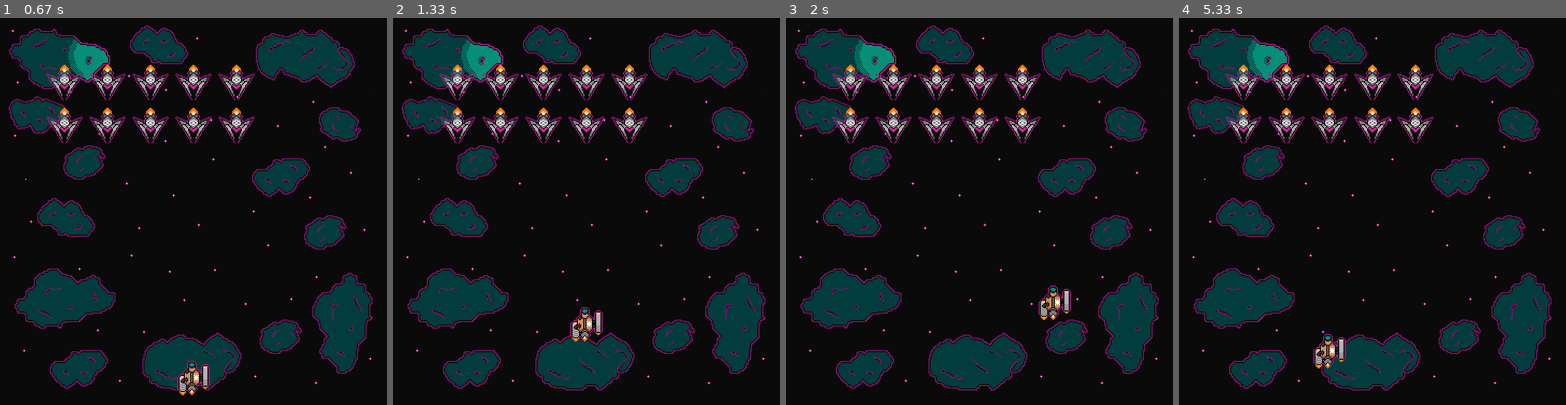
Above: before the commit, frames 1-4 (left to right).
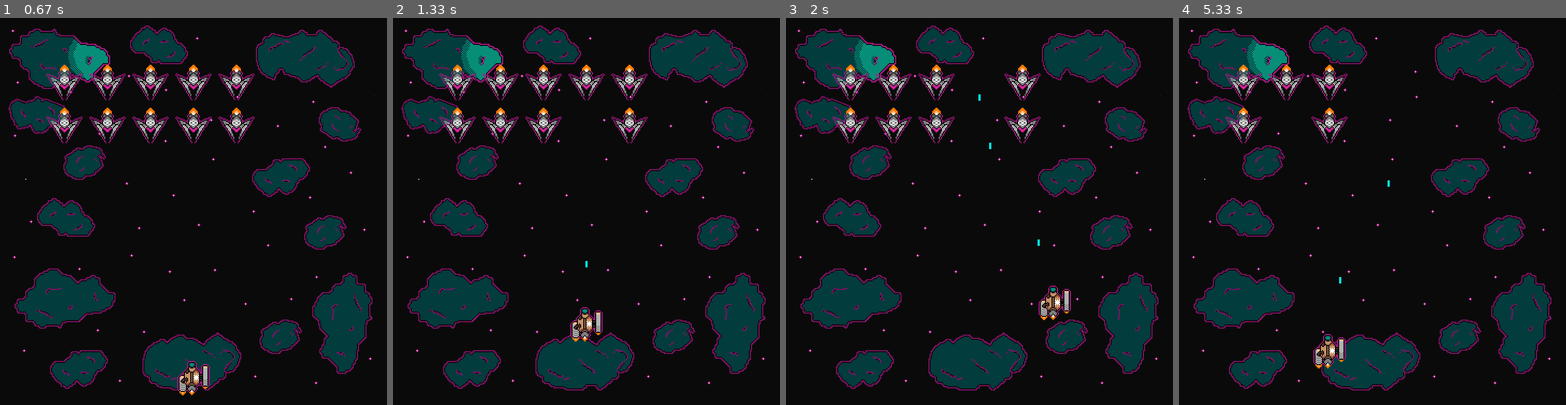
Above: after the commit, the same moments.

Repository: software-engineering-game/pygame-game
Game: pygame game, started from main.py
Two runs of this game, one before a commit and one after it. Both use one fixed random seed, a clock stepped at 60 frames per second and the inputs below.
Inputs:
- Up to frame 1 (0.67 s): tap Enter at 0.33 s
- Up to frame 2 (1.33 s): tap Space at 0.67, 1.07 s; hold Up from 1 s (still down)
- Up to frame 3 (2 s): tap Space at 1.37, 1.57, 1.87 s; release Up at 1.47 s; hold Right 1.5-1.97 s
- Up to frame 4 (5.33 s): hold Left 2-2.53 s; tap Space at 2.07, 2.37, 2.63, 2.97, 3.27, 3.4, 3.8, 4.1, 4.47, 4.87, 5.17 s; hold Down 2.57-2.87 s; hold Left 2.9-3.3 s; hold Up 3.33-3.7 s; hold Right 3.73-4.37 s; hold Down 4.4-4.77 s; hold Left 4.8-5.27 s; hold Right from 5.3 s (still down)

Frame 1 is identical in both runs. In frame 2, 0.3% of the frame differs, in the area x 45-55%, y 23-65%; in frame 3, 0.5%; in frame 4, 1.2%, in the area x 23-66%, y 12-69%.

Commit message:
Added ability for player to shoot and kill enemies with laser bullers

Diff:
--- a/states/game_state.py
+++ b/states/game_state.py
@@ -4,6 +4,21 @@
 from states import settings
 
 BLACK = (0, 0, 0) # This exists solely to key out the transparency for sprites
+
+class Bullet(pygame.sprite.Sprite):
+    def __init__(self, x, y, speed):
+        super().__init__()
+        # Creates a simple laser bullet
+        self.image = pygame.Surface((4, 12))
+        self.image.fill((0, 255, 255))  #color for laser
+        self.rect = self.image.get_rect(center=(x, y))
+        self.speed = speed
+
+    def update(self):
+        self.rect.y -= self.speed
+        # Remove bullet if it goes off screen
+        if self.rect.bottom < 0:
+            self.kill()
 
 class Player(pygame.sprite.Sprite):
     def __init__(self, asset_folder, sprite_name, speed, start_pos):
@@ -88,22 +103,63 @@
         )
         self.ally_ships.add(self.player)
 
+        # Shooting cooldown tracking
+        self.shoot_cooldown = 0.0
+        self.can_shoot = True
+
     def handle_event(self, app, event):
         # To get to pause screen
         if event.type == pygame.KEYDOWN and event.key == pygame.K_ESCAPE:
             from states.pause_state import PauseScreen
             app.change_state(PauseScreen(app, self))
 
+        # Shooting input
+        if event.type == pygame.KEYDOWN and event.key == settings.keybind_player_shoot:
+            if self.can_shoot:
+                self.shoot()
+
+    def shoot(self):
+        bullet = Bullet(
+            x=self.player.rect.centerx,
+            y=self.player.rect.top,
+            speed=settings.BULLET_SPEED
+        )
+        self.ally_bullets.add(bullet)
+        self.can_shoot = False
+        self.shoot_cooldown = settings.BULLET_COOLDOWN
+
     def update(self, app, dt):
         keys = pygame.key.get_pressed()
         self.player.update(keys)
         self.enemy_ships.update()
+
+        # Update shooting cooldown
+        if not self.can_shoot:
+            self.shoot_cooldown -= dt
+            if self.shoot_cooldown <= 0:
+                self.can_shoot = True
+
+        # Allow continuous shooting by holding spacebar
+        if keys[settings.keybind_player_shoot] and self.can_shoot:
+            self.shoot()
+
+        # Update bullets
+        self.ally_bullets.update()
+
+        # see if bullet hit an anemy
+        collisions = pygame.sprite.groupcollide(
+            self.ally_bullets,
+            self.enemy_ships,
+            True,  # Remove bullet on collision
+            True   # Remove enemy on collision
+        )
 
     def draw(self, app, screen):
         screen.fill(self.bg_color)
         screen.blit(self.bg_image, (0,0))
         self.ally_ships.draw(screen)
         self.enemy_ships.draw(screen)
+        self.ally_bullets.draw(screen)
 
     def spawn_basic_enemy_wave(self, asset_folder, sprite_name, speed, corner_pos, rows, columns, spacing):
         for j in range(rows):
--- a/states/settings.py
+++ b/states/settings.py
@@ -9,6 +9,7 @@
 keybind_player_down = pygame.K_DOWN
 keybind_player_left = pygame.K_LEFT
 keybind_player_right = pygame.K_RIGHT
+keybind_player_shoot = pygame.K_SPACE
 
 # Enemy
 ENEMY_BASIC_SPRITE = "basic_enemy.png"
@@ -21,3 +22,7 @@
 WAVE_Y_SPACING = 80
 WAVE_CORNER_X = 120
 WAVE_CORNER_Y = 120
+
+# Bullet settings
+BULLET_SPEED = 10
+BULLET_COOLDOWN = 0.2  # seconds between shots
Not shown, changed: README.md
